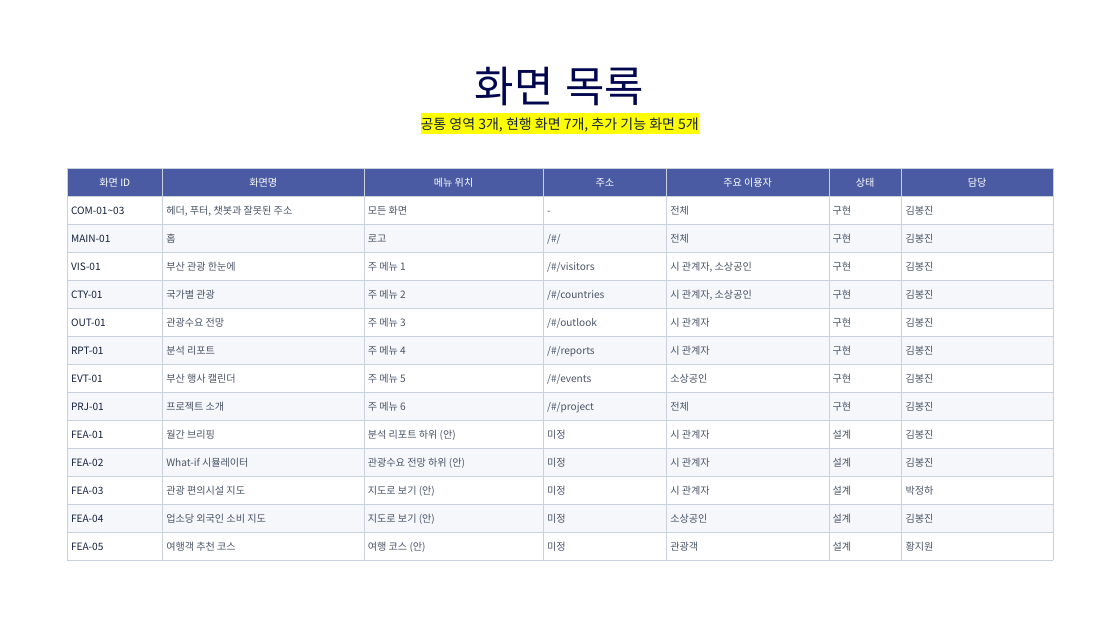
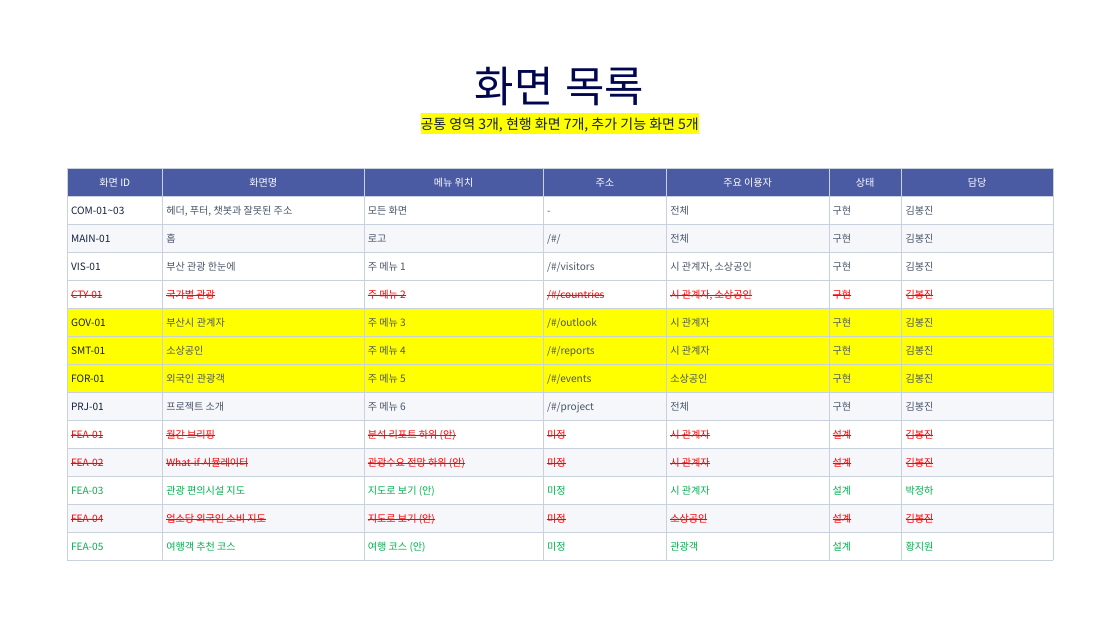
Before and after one commit to bibikhue/HolyMolllly, a slide deck: slide 4 of docs/맙소사_화면설계서_v1.0.pptx. Drawn at 1120x630 pixels with LibreOffice and Linux fonts; fonts in the diff are those of the drawing; background and template pictures are left out. Boxes give left, top, right and bottom in pixels: in the first picture for what was removed or moved away, otherwise in the second. Text is boxed around its words. In the diff, an @@ line names an element or a change of style, - is before the commit and + after.

Commit message:
docs: 화면설계서 추가

```diff
--- a/docs/맙소사_화면설계서_v1.0.pptx
+++ b/docs/맙소사_화면설계서_v1.0.pptx
@@ table at <box>67,168,1053,560</box> @@
-row 6, column 1: OUT-01
+row 6, column 1: GOV-01
-row 6, column 2: 관광수요 전망
+row 6, column 2: 부산시 관계자
-row 7, column 1: RPT-01
+row 7, column 1: SMT-01
-row 7, column 2: 분석 리포트
+row 7, column 2: 소상공인
-row 8, column 1: EVT-01
+row 8, column 1: FOR-01
-row 8, column 2: 부산 행사 캘린더
+row 8, column 2: 외국인 관광객
@@ fill #F5F7FA to none in row 5 @@
@@ fill #FFFFFF to #FFFF00 in 14 cells @@
@@ fill #F5F7FA to #FFFF00 in row 7 @@
@@ text colour #14213D to #FF0000 in "CTY-01", "FEA-01", "FEA-02", "FEA-04" @@
@@ strikethrough on in "CTY-01", "국가별 관광", "주 메뉴 2", "/#/countries" and 24 more places @@
@@ text colour #4A5568 to #FF0000 in "국가별 관광", "주 메뉴 2", "/#/countries", "시 관계자, 소상공인" and 20 more places @@
@@ text colour #14213D to #00B050 in "FEA-03", "FEA-05" @@
@@ text colour #4A5568 to #00B050 in "관광 편의시설 지도", "지도로 보기 (안)", "미정", "시 관계자" and 8 more places @@
```
Also in this commit, not shown: 10 other slides changed, 6 slides added, 1 slide removed, 1 other file.
